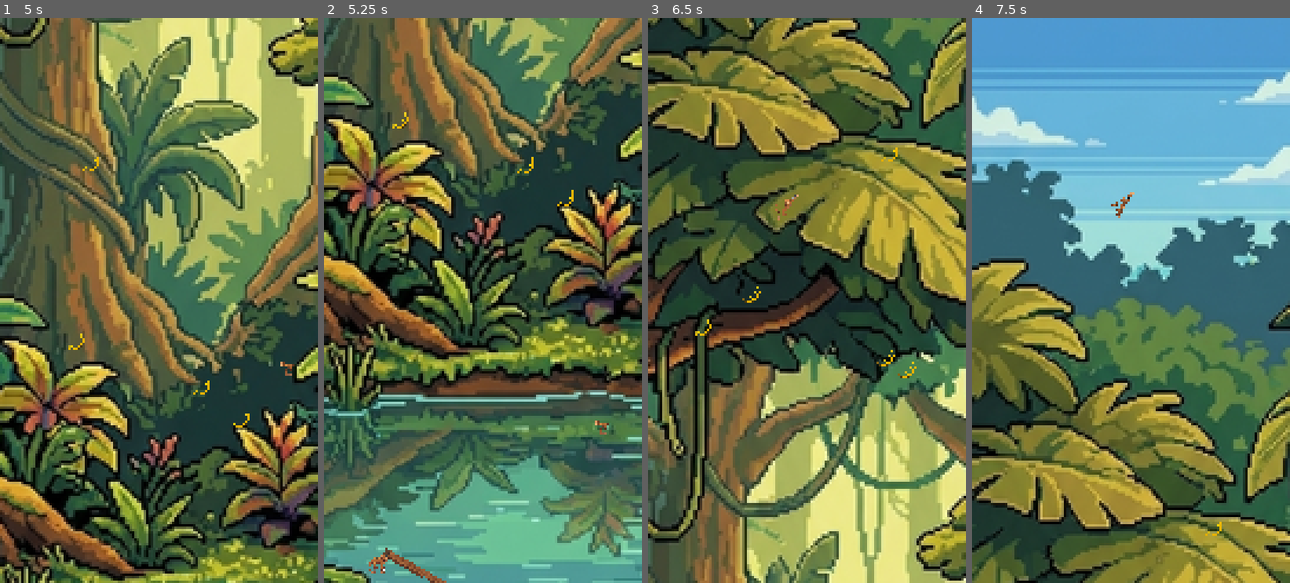
Above: before the commit, frames 1-4 (left to right).
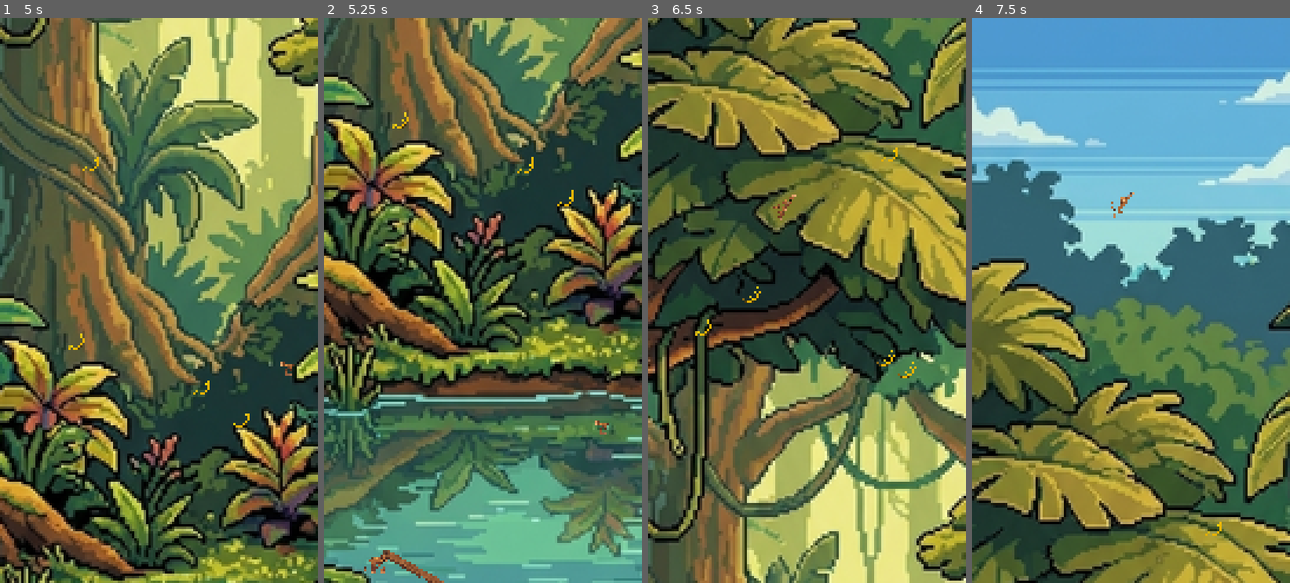
Above: after the commit, the same moments.

Repository: champrt78/monkey-overboard
Game: Godot game, scene res://main.tscn
Two runs of this game, one before a commit and one after it. Both use one fixed random seed, a clock stepped at 60 frames per second and the inputs below.
Inputs (mouse positions are in pixels of both pictures, inside the frame that each line leads up to):
- Up to frame 1 (5 s): tap Enter at 0.5 s; move the mouse to (228, 272) at 0.52 s; hold Right 0.53-1.25 s; click (228, 272) at 0.67 s; drag from (95, 328) to (143, 413) at 1.27 s; move the mouse to (190, 176) at 2.02 s; hold Right 2.03-2.75 s; drag from (143, 413) to (63, 215) at 2.77 s; move the mouse to (254, 385) at 3.52 s; hold Left 3.53-4.25 s; drag from (63, 215) to (111, 159) at 4.27 s
- Up to frame 2 (5.25 s): move the mouse to (498, 300) at 5.02 s; hold Left from 5.03 s (still down); click (498, 300) at 5.17 s
- Up to frame 3 (6.5 s): release Left at 5.75 s; drag from (759, 159) to (743, 328) at 5.77 s
- Up to frame 4 (7.5 s): move the mouse to (1200, 272) at 6.52 s; hold Right 6.53-7.25 s; drag from (1067, 328) to (1115, 413) at 7.27 s

Frame 1 is identical in both runs. In frame 2, 0.2% of the frame differs, in the area x 12-39%, y 93-100%; in frame 3, 0.1%; in frame 4, less than 0.1%.

Commit message:
feat(input): keyboard seesaw control + drag zone hint

Diff:
--- a/godot/main.gd
+++ b/godot/main.gd
@@ -505,6 +505,18 @@
 		if event.button_mask & MOUSE_BUTTON_MASK_LEFT:
 			_on_drag(event.position.x)
 
+	# Keyboard fallback for desktop testing
+	if event is InputEventKey and event.pressed:
+		var move := 0.0
+		if event.keycode == KEY_LEFT or event.keycode == KEY_A:
+			move = -1.0
+		elif event.keycode == KEY_RIGHT or event.keycode == KEY_D:
+			move = 1.0
+		if move != 0.0 and phase == "playing":
+			var speed := 110.0 * get_physics_process_delta_time()
+			seesaw.target_x = clamp(seesaw.target_x + move * speed,
+				MONKEY_R, WORLD_W - MONKEY_R)
+
 func _on_tap() -> void:
 	if phase == "menu" or phase == "gameover":
 		start_game()
@@ -527,6 +539,7 @@
 	if phase == "playing":
 		_draw_catch_guide()
 		_draw_offscreen_indicator()
+		_draw_drag_zone()
 
 # world helpers (apply camera offset)
 func _wy(y: float) -> float:
@@ -620,6 +633,14 @@
 	var col := Color(BANANA.r, BANANA.g, BANANA.b, 0.35)
 	draw_line(Vector2(up.x, y0), Vector2(up.x, y1), col, 0.75)
 
+func _draw_drag_zone() -> void:
+	if phase != "playing":
+		return
+	var bar_h := 12.0
+	var y0 := VIEW_H - bar_h
+	draw_rect(Rect2(Vector2(0, y0), Vector2(VIEW_W, bar_h)), Color(1, 1, 1, 0.08))
+	draw_string(_font, Vector2(0, y0 + 9), "DRAG", HORIZONTAL_ALIGNMENT_CENTER, VIEW_W, 6, Color(1, 1, 1, 0.25))
+
 func _rect_screen(x: float, y: float, w: float, h: float, c: Color) -> void:
 	draw_rect(Rect2(Vector2(x, y), Vector2(w, h)), c)
 
